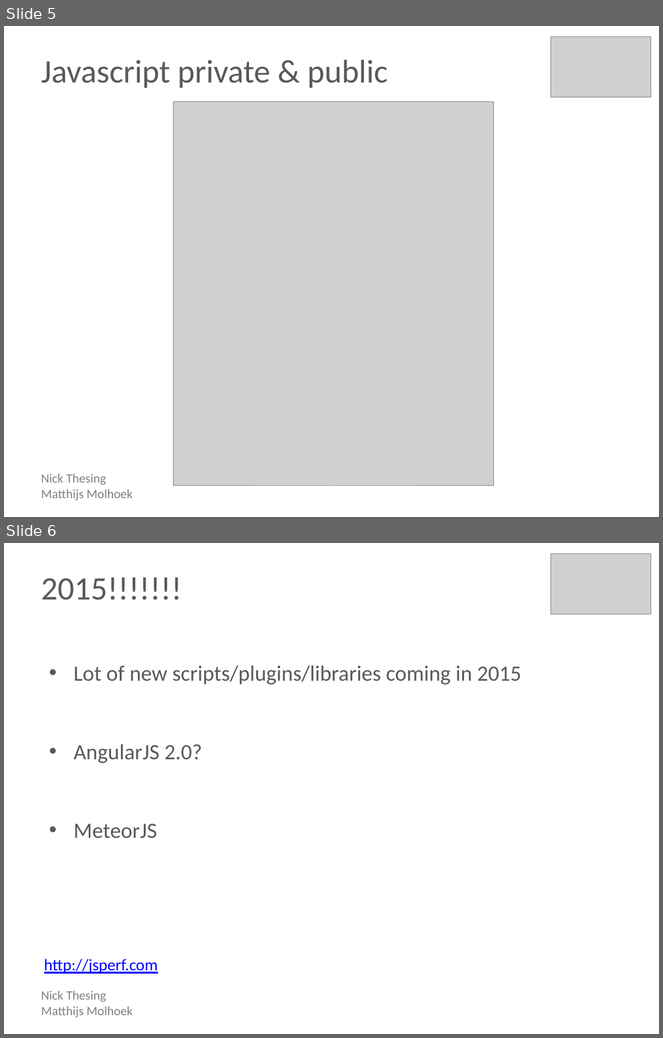
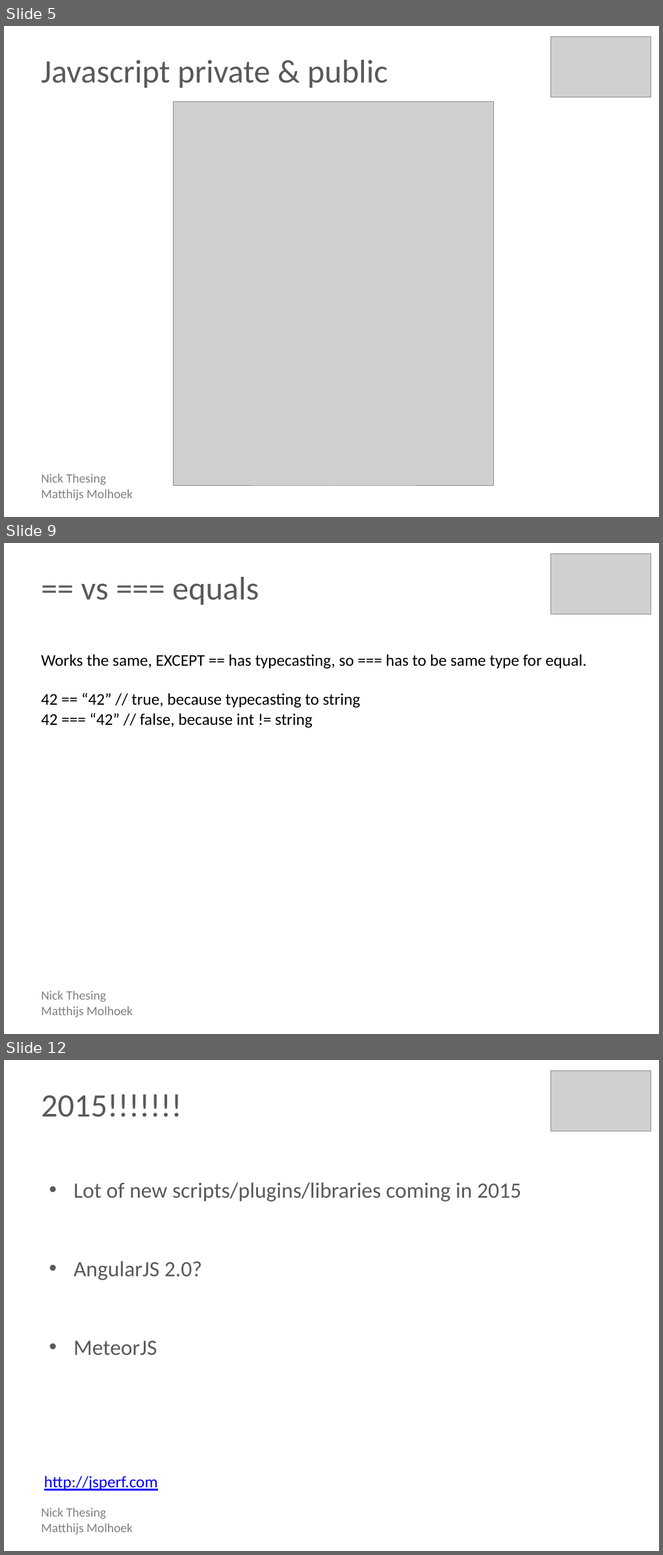
Before and after one commit to nickthesing/Cluster, a slide deck: Javascript-Best-Practices.pptx. Shown one above the other, each under a label of ours: slides 5 and 6 before the commit, slides 5, 9 and 12 after it; the slides between them are not shown. The pictures are 663x1038 and 663x1555 pixels, drawn with LibreOffice and Linux fonts; fonts in the diff are those of the drawing; grey boxes stand for pictures. Boxes give left, top, right and bottom in pixels: in the first picture for what was removed or moved away, otherwise in the second. Text is boxed around its words. In the diff, an @@ line names an element or a change of style, - is before the commit and + after.

```diff
--- a/Javascript-Best-Practices.pptx
+++ b/Javascript-Best-Practices.pptx
@@ slide 9 added at [4, 543, 659, 1034], background #FFFFFF @@
@@ picture added at [551, 554, 651, 615] @@
@@ text added at [81, 577, 259, 605], 36 pt, text #595959 @@
+== vs === equals
@@ text added at [41, 654, 586, 728], 18 pt, text #000000 @@
+Works the same, EXCEPT == has typecasting, so === has to be same type for equal.
+42 == “42” // true, because typecasting to string
+42 === “42” // false, because int != string
@@ text added at [41, 991, 133, 1018], 14 pt, text #7F7F7F @@
+Nick Thesing
+Matthijs Molhoek
@@ what was slide 6 is now slide 12 @@
```
Also in this commit, not shown: 5 other slides added.
